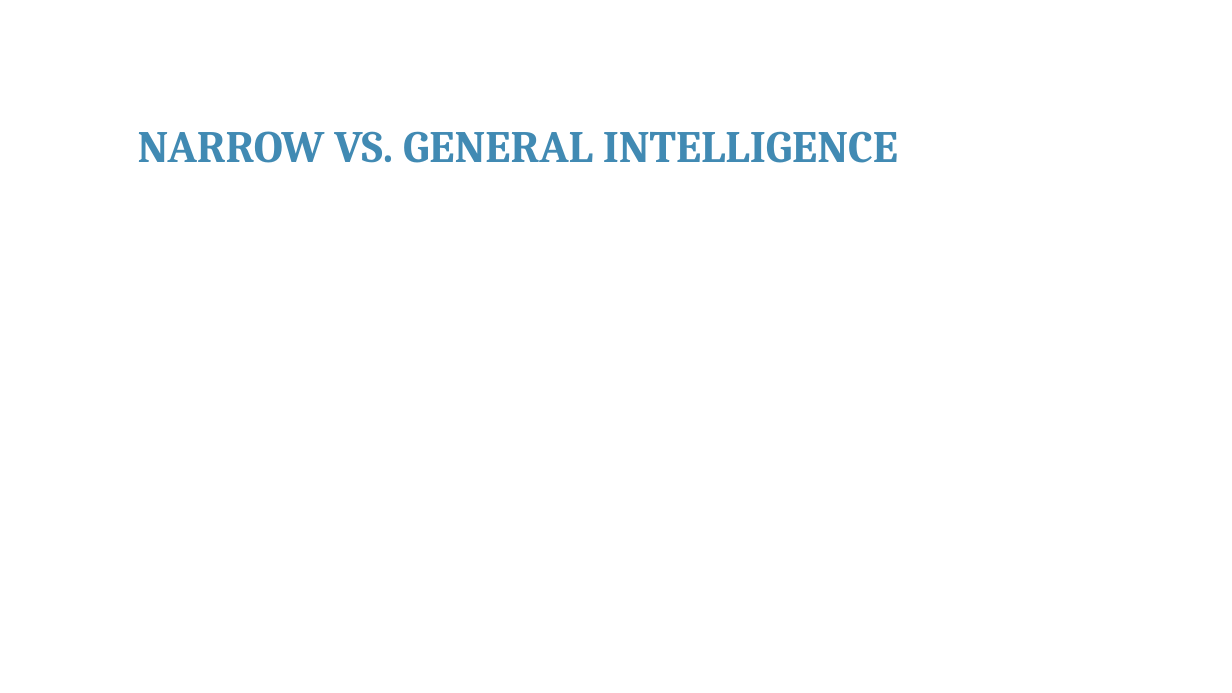
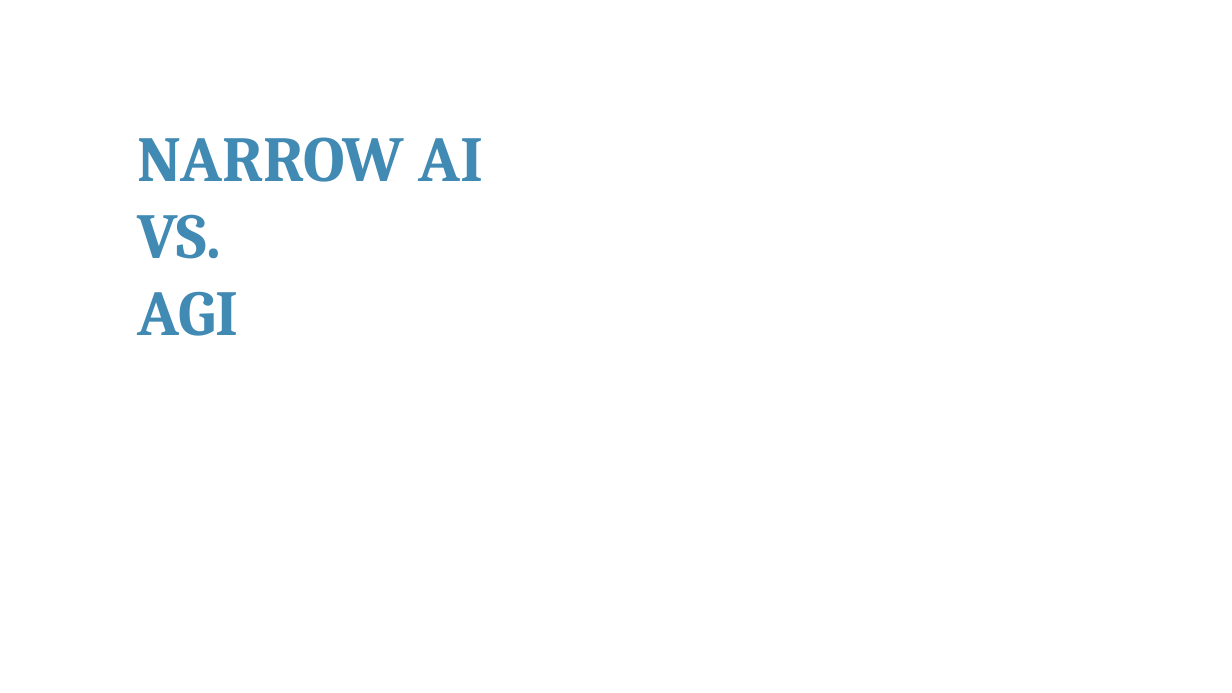
Before and after one commit to franckalbinet/itu-eaco-zanzibar-12-2018, a slide deck: slide 10 of presentations/session-9-open-issues-in-ai.pptx. Drawn at 1232x693 pixels with LibreOffice and Linux fonts; fonts in the diff are those of the drawing; background and template pictures are left out. Boxes give left, top, right and bottom in pixels: in the first picture for what was removed or moved away, otherwise in the second. Text is boxed around its words. In the diff, an @@ line names an element or a change of style, - is before the commit and + after.

```diff
--- a/presentations/session-9-open-issues-in-ai.pptx
+++ b/presentations/session-9-open-issues-in-ai.pptx
@@ text at box(138, 137, 484, 336): text changed; size 35 to 50 pt @@
-NARROW VS. GENERAL INTELLIGENCE
+NARROW AI
+VS.
+AGI
```
Also in this commit, not shown: 3 other slides changed, 14 slides added, 6 slides removed, 1 other file.
